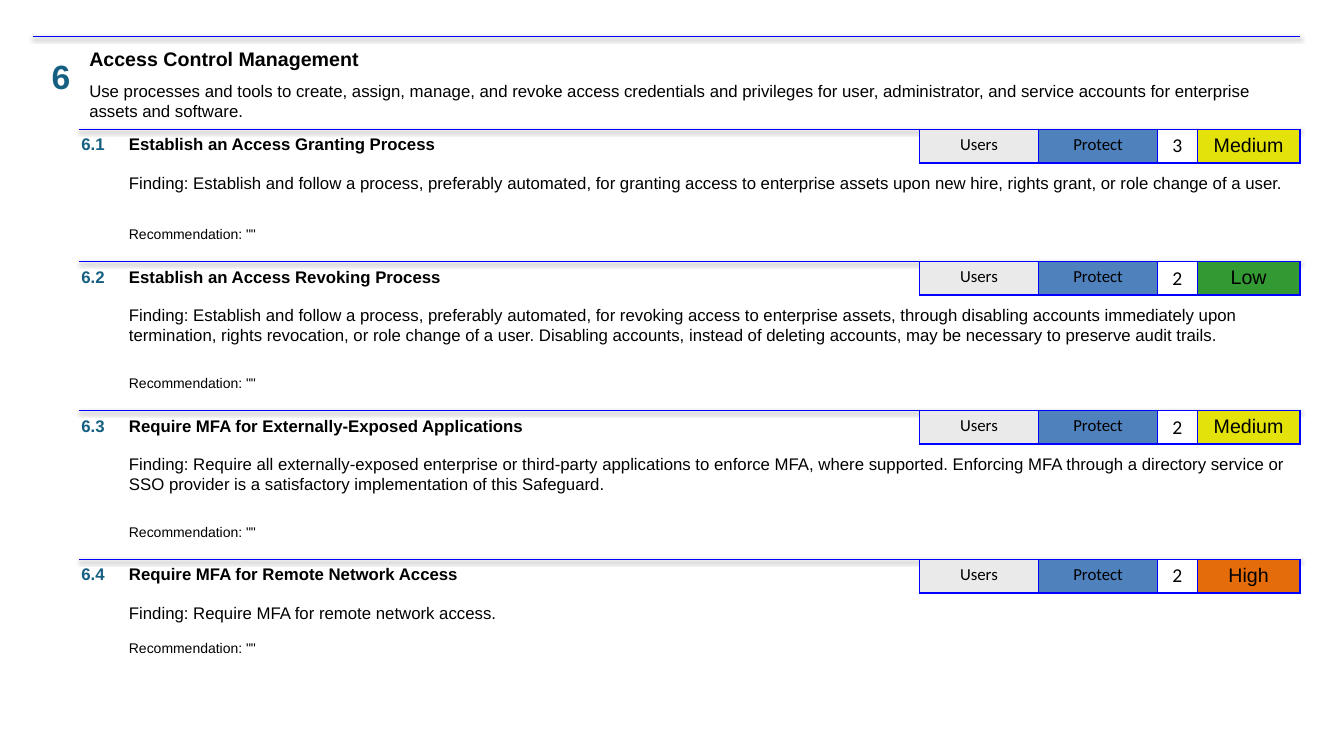
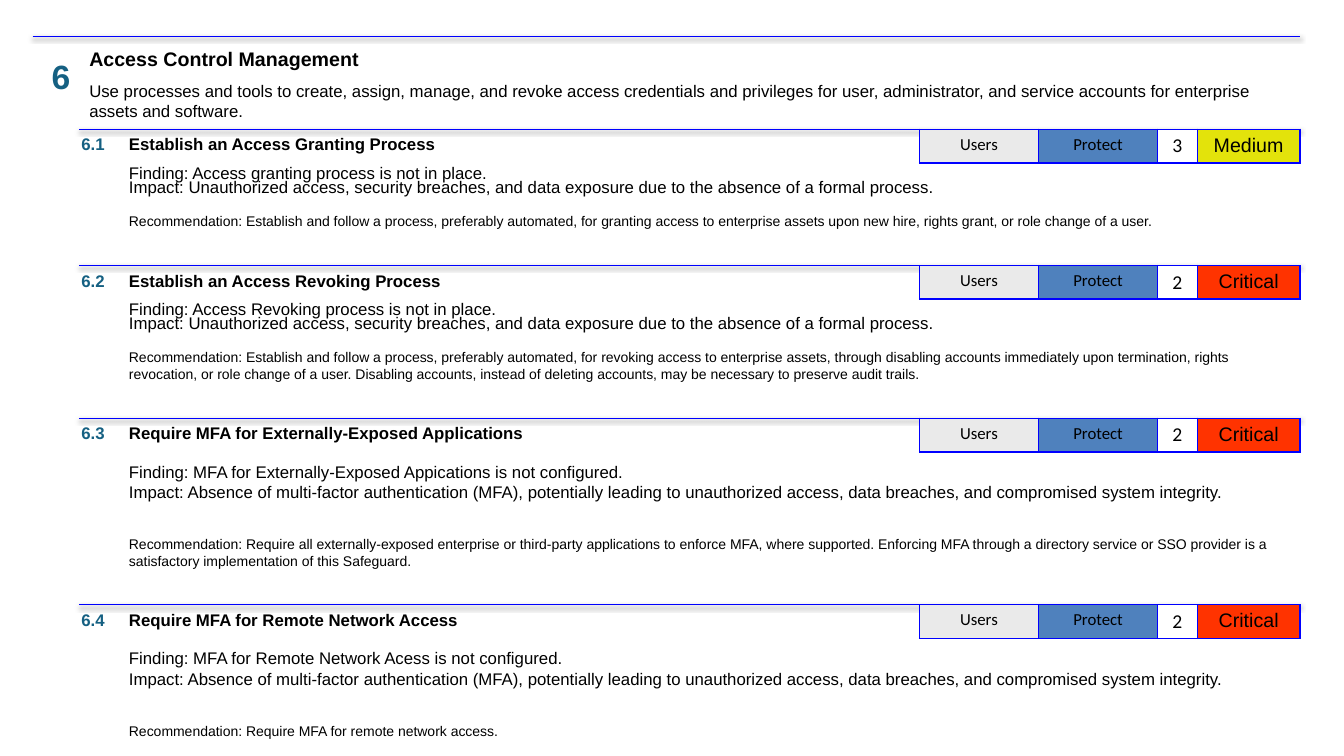
Before and after one commit to lablanco/PowerPointAutomation, a slide deck: slide 15 of ppts/0001_SUMMARY.pptx (slide 14 before the commit). Drawn at 1344x756 pixels with LibreOffice and Linux fonts; fonts in the diff are those of the drawing. Boxes give left, top, right and bottom in pixels: in the first picture for what was removed or moved away, otherwise in the second. Text is boxed around its words. In the diff, an @@ line names an element or a change of style, - is before the commit and + after.

```diff
--- a/ppts/0001_SUMMARY.pptx
+++ b/ppts/0001_SUMMARY.pptx
@@ text at bbox=[129, 179, 933, 197]: text changed; size 10 to 12 pt @@
-Recommendation: ""
+Impact: Unauthorized access, security breaches, and data exposure due to the absence of a formal process.
@@ text added at bbox=[129, 167, 487, 183], 12 pt, text #000000 @@
+Finding: Access granting process is not in place.
@@ text at bbox=[129, 216, 1152, 229]: text changed; size 12 to 10 pt @@
-Finding: Establish and follow a process, preferably automated, for granting access to enterprise assets upon new hire, rights grant, or role change of a user.
+Recommendation: Establish and follow a process, preferably automated, for granting access to enterprise assets upon new hire, rights grant, or role change of a user.
@@ 2 texts, 1 table, 1 line: place and size @@
-2 texts, 1 table, 1 line at bbox=[80, 261, 1301, 292]
+2 texts, 1 table, 1 line at bbox=[80, 265, 1301, 296]
@@ table at bbox=[920, 265, 1300, 296] @@
-row 1, column 4: Low
+row 1, column 4: Critical
@@ fill #339933 to #FF3300 in row 1, column 4 @@
@@ text at bbox=[129, 303, 496, 319]: text changed; size 10 to 12 pt @@
-Recommendation: ""
+Finding: Access Revoking process is not in place.
@@ text added at bbox=[129, 315, 933, 333], 12 pt, text #000000 @@
+Impact: Unauthorized access, security breaches, and data exposure due to the absence of a formal process.
@@ text at bbox=[129, 352, 1229, 382]: text changed; size 12 to 10 pt @@
-Finding: Establish and follow a process, preferably automated, for revoking access to enterprise assets, through disabling accounts immediately upon termination, rights revocation, or role change of a user. Disabling accounts, instead of deleting accounts, may be necessary to preserve audit trails.
+Recommendation: Establish and follow a process, preferably automated, for revoking access to enterprise assets, through disabling accounts immediately upon termination, rights revocation, or role change of a user. Disabling accounts, instead of deleting accounts, may be necessary to preserve audit trails.
@@ 2 texts, 1 table, 1 line: place and size @@
-2 texts, 1 table, 1 line at bbox=[80, 410, 1301, 442]
+2 texts, 1 table, 1 line at bbox=[80, 418, 1301, 450]
@@ table at bbox=[920, 418, 1300, 450] @@
-row 1, column 4: Medium
+row 1, column 4: Critical
@@ fill #E3E30B to #FF3300 in row 1, column 4 @@
@@ text added at bbox=[129, 466, 623, 482], 12 pt, text #000000 @@
+Finding: MFA for Externally-Exposed Appications is not configured.
@@ text added at bbox=[129, 486, 1222, 502], 12 pt, text #000000 @@
+Impact: Absence of multi-factor authentication (MFA), potentially leading to unauthorized access, data breaches, and compromised system integrity.
@@ text at bbox=[129, 539, 1267, 569]: text changed; size 12 to 10 pt @@
-Finding: Require all externally-exposed enterprise or third-party applications to enforce MFA, where supported. Enforcing MFA through a directory service or SSO provider is a satisfactory implementation of this Safeguard.
+Recommendation: Require all externally-exposed enterprise or third-party applications to enforce MFA, where supported. Enforcing MFA through a directory service or SSO provider is a satisfactory implementation of this Safeguard.
@@ text removed at bbox=[129, 527, 242, 537] @@
-Recommendation: ""
@@ 2 texts, 1 table, 1 line: place and size @@
-2 texts, 1 table, 1 line at bbox=[80, 560, 1301, 591]
+2 texts, 1 table, 1 line at bbox=[80, 605, 1301, 636]
@@ table at bbox=[920, 605, 1300, 636] @@
-row 1, column 4: High
+row 1, column 4: Critical
@@ fill #E46C0A to #FF3300 in row 1, column 4 @@
@@ text removed at bbox=[129, 643, 242, 653] @@
-Recommendation: ""
@@ text added at bbox=[129, 652, 562, 668], 12 pt, text #000000 @@
+Finding: MFA for Remote Network Acess is not configured.
@@ text added at bbox=[129, 673, 1222, 689], 12 pt, text #000000 @@
+Impact: Absence of multi-factor authentication (MFA), potentially leading to unauthorized access, data breaches, and compromised system integrity.
@@ text at bbox=[129, 726, 498, 739]: text changed; size 12 to 10 pt @@
-Finding: Require MFA for remote network access.
+Recommendation: Require MFA for remote network access.
```
Also in this commit, not shown: 38 other slides changed, 10 slides added, 4 slides removed, 4 other files.
